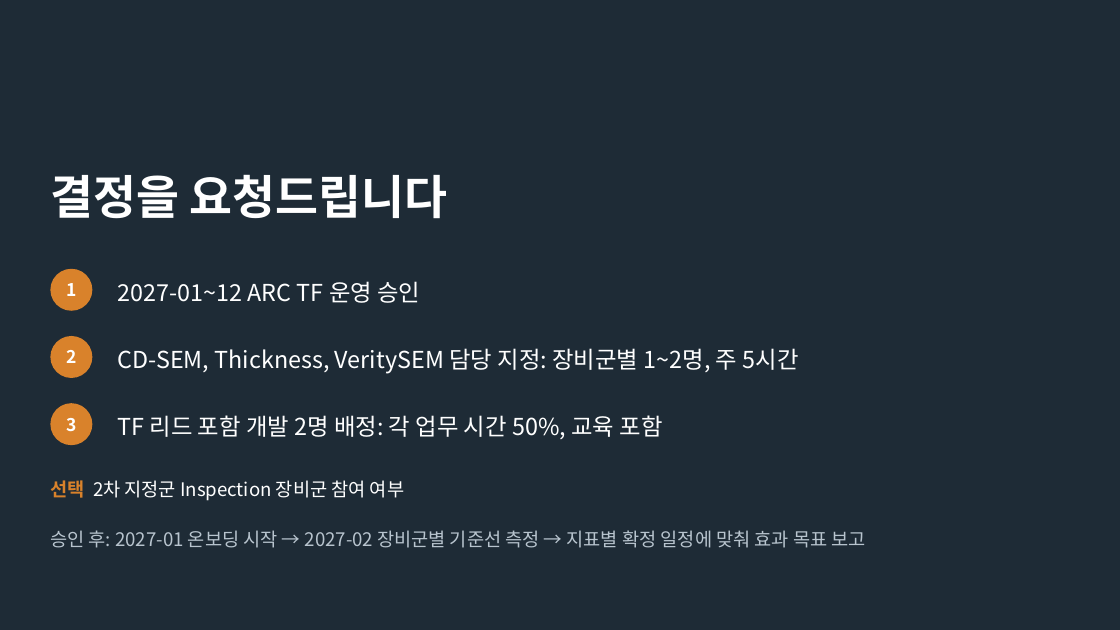
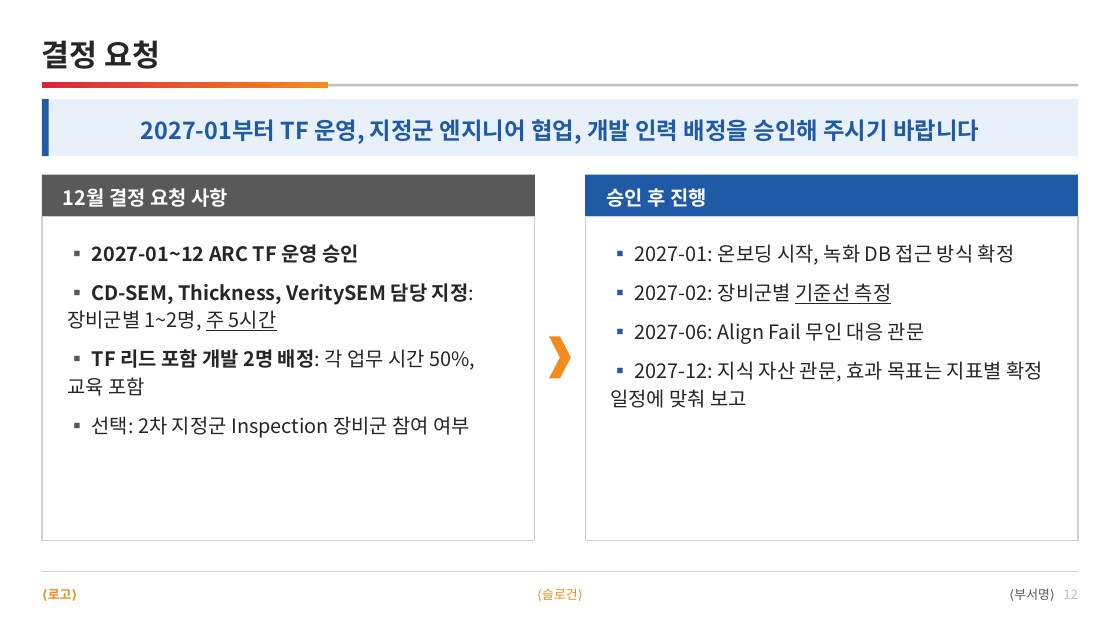
Before and after one commit to DarrenKoi/pm_notes, a slide deck: slide 12 of my-task/arc-tf/deliverables/arc-tf-proposal.pptx. Drawn at 1120x630 pixels with LibreOffice and Linux fonts; fonts in the diff are those of the drawing. Boxes give left, top, right and bottom in pixels: in the first picture for what was removed or moved away, otherwise in the second. Text is boxed around its words. In the diff, an @@ line names an element or a change of style, - is before the commit and + after.

```diff
--- a/my-task/arc-tf/deliverables/arc-tf-proposal.pptx
+++ b/my-task/arc-tf/deliverables/arc-tf-proposal.pptx
@@ background #1E2B36 to #FFFFFF @@
@@ text "결정 요청" at box(42, 40, 161, 69): vertical alignment top to middle @@
@@ text at box(42, 40, 161, 69): text changed; size 40 to 26 pt; text colour #FFFFFF to #262626 @@
-결정을 요청드립니다
+결정 요청
@@ rectangle added at box(42, 84, 1078, 87), fill #BFBFBF @@
@@ rectangle added at box(42, 82, 328, 88), fill gradient #D7263D to #F38B1F @@
@@ rectangle added at box(42, 99, 1078, 156), fill #E8F0FA @@
@@ rectangle added at box(42, 99, 49, 156), fill #1F5AA6 @@
@@ text added at box(141, 119, 979, 144), 20 pt, text #1F5AA6, bold @@
+2027-01부터 TF 운영, 지정군 엔지니어 협업, 개발 인력 배정을 승인해 주시기 바랍니다
@@ rectangle added at box(42, 175, 535, 217), fill #595959 @@
@@ text "12월 결정 요청 사항" at box(63, 188, 228, 207): vertical alignment top to middle @@
@@ rectangle added at box(586, 175, 1079, 217), fill #1F5AA6 @@
@@ text at box(63, 188, 228, 207): text changed; size 16 to 17 pt; bold on @@
-선택 2차 지정군 Inspection 장비군 참여 여부
+12월 결정 요청 사항
@@ text added at box(606, 188, 707, 207), 17 pt, text #FFFFFF, bold @@
+승인 후 진행
@@ rectangle added at box(42, 217, 535, 540), fill #FFFFFF, outline #D0D0D0 1 pt @@
@@ rectangle added at box(586, 217, 1079, 540), fill #FFFFFF, outline #D0D0D0 1 pt @@
@@ ellipse removed at box(50, 269, 92, 311) @@
-1
@@ text added at box(67, 244, 475, 438), 17 pt, text #262626, bold @@
+▪ 2027-01~12 ARC TF 운영 승인
+▪ CD-SEM, Thickness, VeritySEM 담당 지정: 장비군별 1~2명, 주 5시간
+▪ TF 리드 포함 개발 2명 배정: 각 업무 시간 50%, 교육 포함
+▪ 선택: 2차 지정군 Inspection 장비군 참여 여부
@@ text at box(610, 244, 1043, 408): text changed; size 16 to 17 pt; text colour #B8C4CE to #262626 @@
-승인 후: 2027-01 온보딩 시작 → 2027-02 장비군별 기준선 측정 → 지표별 확정 일정에 맞춰 효과 목표 보고
+▪ 2027-01: 온보딩 시작, 녹화 DB 접근 방식 확정
+▪ 2027-02: 장비군별 기준선 측정
+▪ 2027-06: Align Fail 무인 대응 관문
+▪ 2027-12: 지식 자산 관문, 효과 목표는 지표별 확정 일정에 맞춰 보고
@@ text removed at box(118, 281, 420, 303) @@
-2027-01~12 ARC TF 운영 승인
@@ ellipse removed at box(50, 336, 92, 378) @@
-2
@@ text removed at box(118, 348, 799, 374) @@
-CD-SEM, Thickness, VeritySEM 담당 지정: 장비군별 1~2명, 주 5시간
@@ chevron added at box(549, 336, 571, 378), fill #F38B1F @@
@@ ellipse removed at box(50, 403, 92, 445) @@
-3
@@ text removed at box(118, 415, 663, 439) @@
-TF 리드 포함 개발 2명 배정: 각 업무 시간 50%, 교육 포함
@@ rectangle added at box(42, 571, 1078, 572), fill #D0D0D0 @@
@@ text added at box(48, 589, 72, 599), 11 pt, text #F38B1F, bold @@
+⟨로고⟩
@@ text added at box(542, 588, 577, 600), 11 pt, text #F38B1F @@
+⟨슬로건⟩
@@ text added at box(1014, 588, 1078, 600), 11 pt, text #595959 @@
+⟨부서명⟩ 12
```
Also in this commit, not shown: 12 other slides changed, 2 other files.
